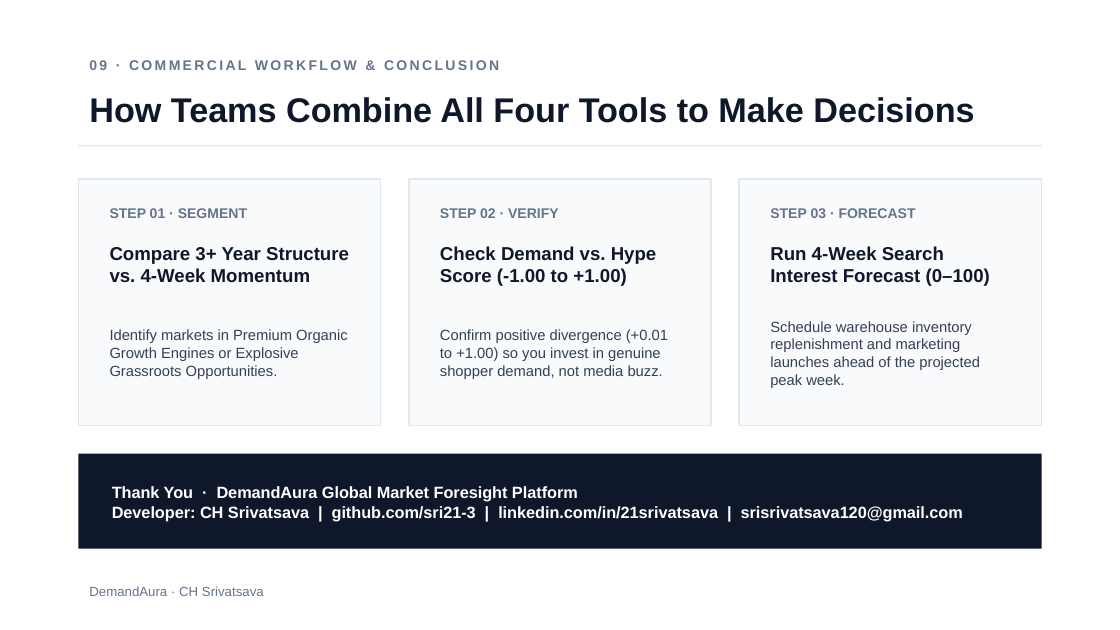
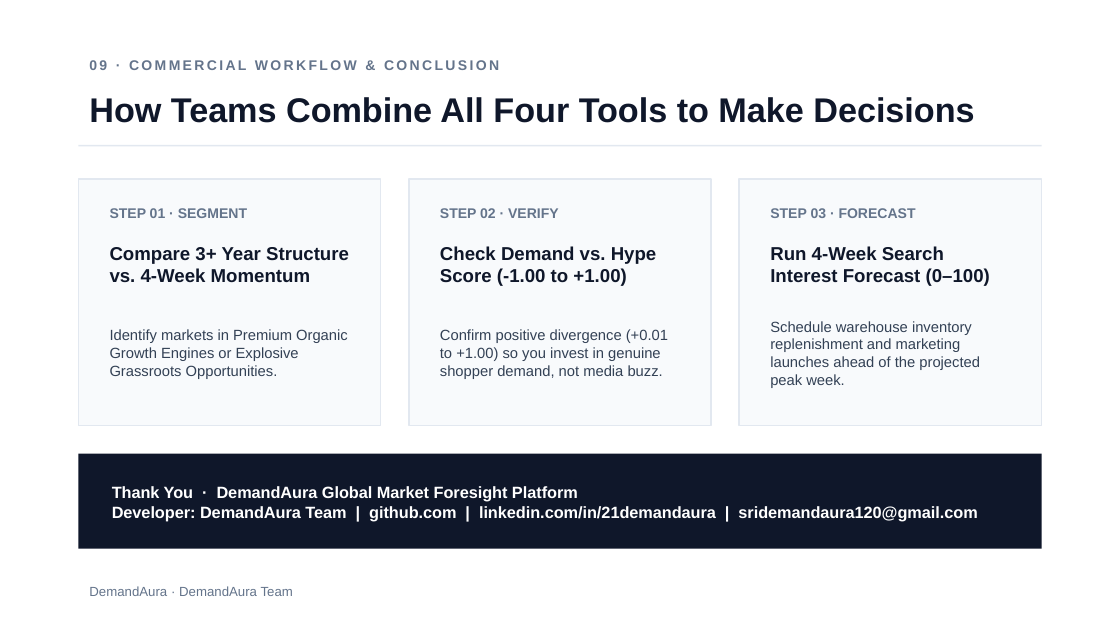
Before and after one commit to sri21-3/DemandAura-Web-app, a slide deck: slide 10 of public/DemandAura_Presentation.pptx. Drawn at 1120x630 pixels with LibreOffice and Linux fonts; fonts in the diff are those of the drawing. Boxes give left, top, right and bottom in pixels: in the first picture for what was removed or moved away, otherwise in the second. Text is boxed around its words. In the diff, an @@ line names an element or a change of style, - is before the commit and + after.

```diff
--- a/public/DemandAura_Presentation.pptx
+++ b/public/DemandAura_Presentation.pptx
@@ text at bbox=[112, 506, 977, 521]: text changed @@
-Developer: CH Srivatsava | github.com/sri21-3 | linkedin.com/in/21srivatsava | srisrivatsava120@gmail.com
+Developer: DemandAura Team | github.com | linkedin.com/in/21demandaura | sridemandaura120@gmail.com
@@ text at bbox=[89, 586, 293, 596]: text changed @@
-DemandAura · CH Srivatsava
+DemandAura · DemandAura Team
```
Also in this commit, not shown: 9 other slides changed, 13 other files.
